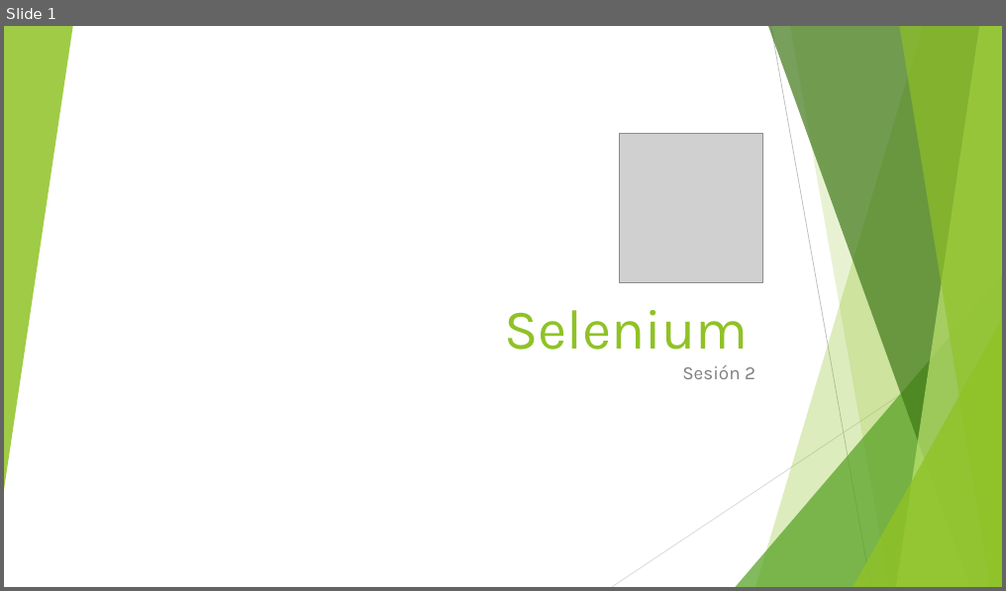
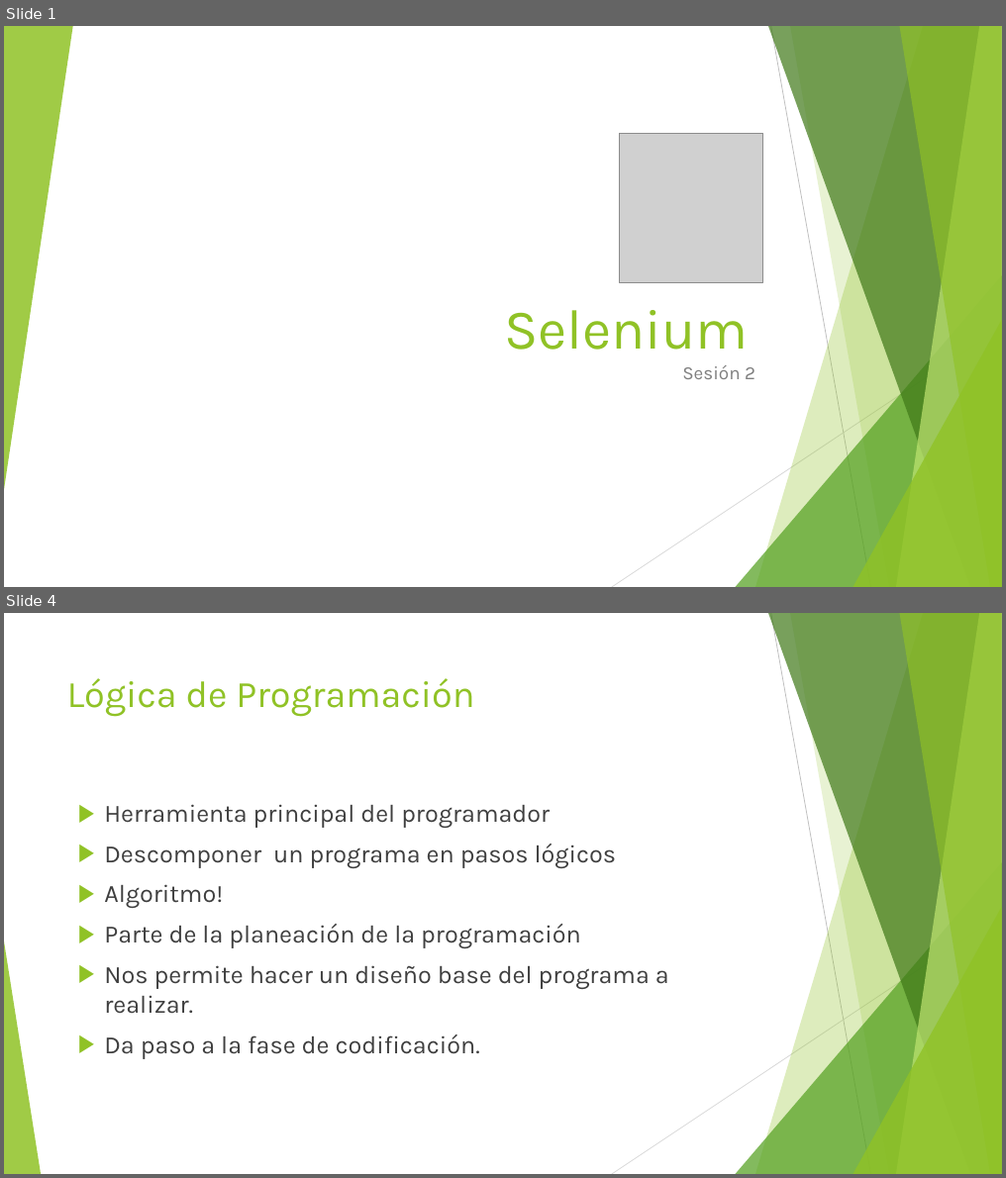
Before and after one commit to jomarnavarro/basicJava, a slide deck: Selenium, session 2.pptx. Shown one above the other, each under a label of ours: slide 1 before the commit, slides 1 and 4 after it; the slides between them are not shown. The pictures are 1006x591 and 1006x1178 pixels, drawn with LibreOffice and Linux fonts; fonts in the diff are those of the drawing; grey boxes stand for pictures. Boxes give left, top, right and bottom in pixels: in the first picture for what was removed or moved away, otherwise in the second. Text is boxed around its words. In the diff, an @@ line names an element or a change of style, - is before the commit and + after.

```diff
--- a/Selenium, session 2.pptx
+++ b/Selenium, session 2.pptx
@@ slide 4 added at (x1=4, y1=613, x2=1002, y2=1174), background #FFFFFF; not listed: 9 template elements that a slide beside it also shows @@
@@ title added at (x1=67, y1=678, x2=474, y2=717), 36 pt, text #90C226 @@
+Lógica de Programación
@@ text added at (x1=104, y1=804, x2=669, y2=1059), 24 pt, text #3F3F3F @@
+▶ Herramienta principal del programador
+▶ Descomponer un programa en pasos lógicos
+▶ Algoritmo!
+▶ Parte de la planeación de la programación
+▶ Nos permite hacer un diseño base del programa a realizar.
+▶ Da paso a la fase de codificación.
@@ triangle added at (x1=4, y1=942, x2=41, y2=1174), fill #90C226 at 85% opacity @@
```
Also in this commit, not shown: 18 other slides added, 1 slide removed.
